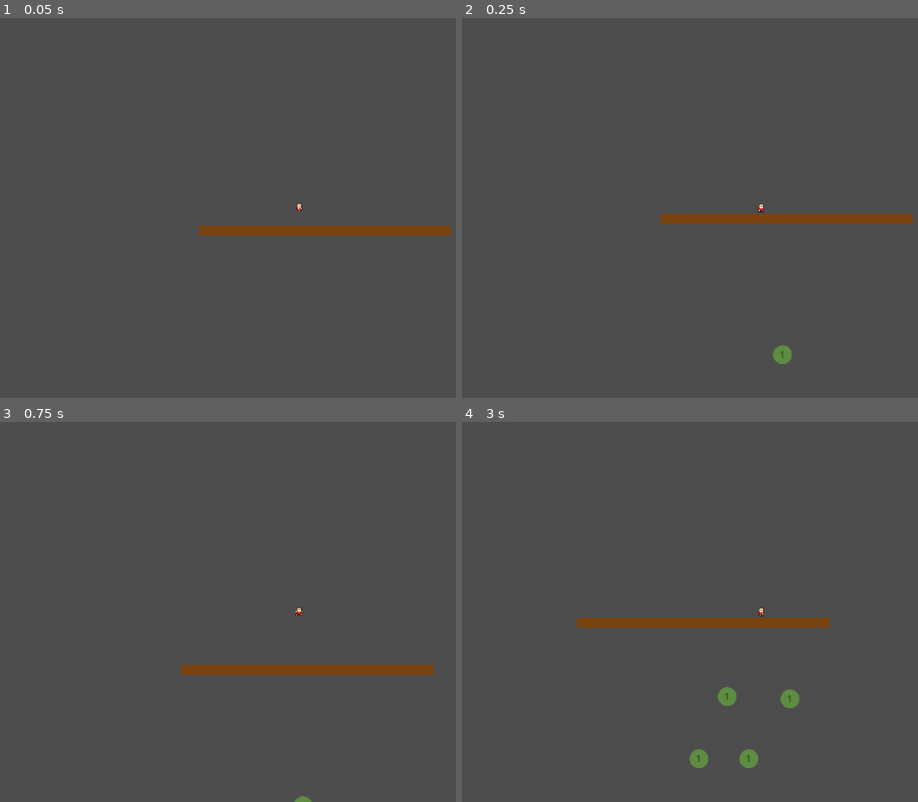
Above: before the commit, frames 1-4 (two rows, left to right).
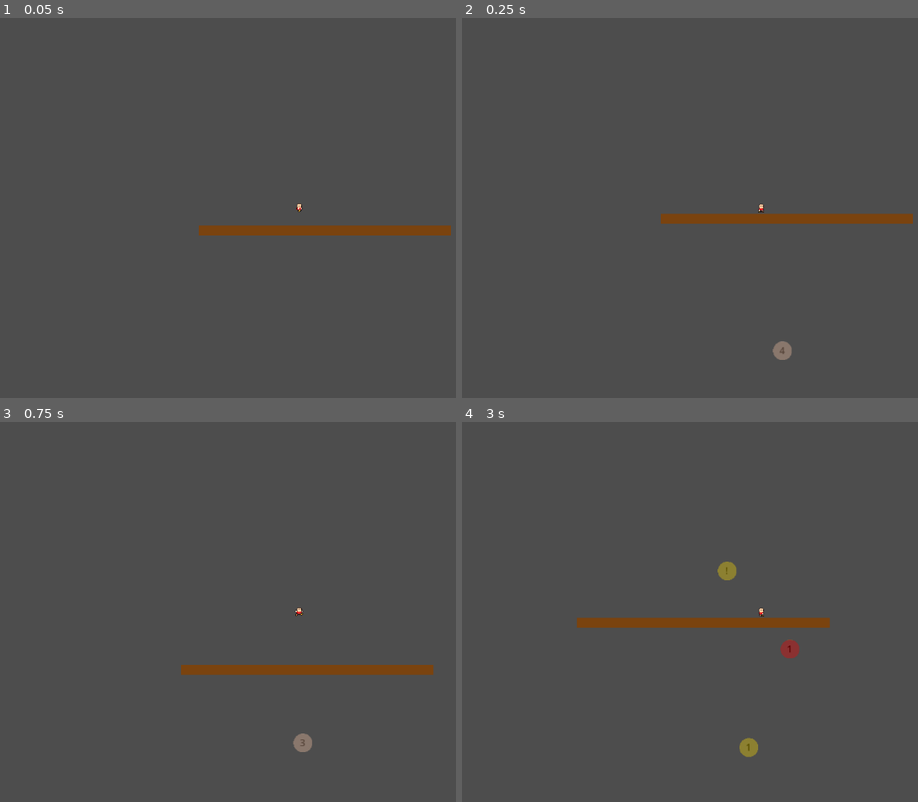
Above: after the commit, the same moments.

Repository: Ahonald/FGJ25
Game: Godot game, scene res://gameplay.tscn
The game is run twice, just before and just after one commit, with the same random seed, the same clock (stepped at 60 frames per second) and the same inputs.
Inputs:
- Up to frame 1 (0.05 s): no input
- Up to frame 2 (0.25 s): no input
- Up to frame 3 (0.75 s): tap Enter (ui_accept) at 0.5 s; hold Right (ui_right) from 0.53 s (still down)
- Up to frame 4 (3 s): tap Enter (ui_accept) at 0.77, 1.52 s; release Right (ui_right) at 2.03 s; hold Left (ui_left) 2.03-2.78 s; hold Right (ui_right) from 2.78 s (still down)

Frame 1 is identical in both runs. In frame 2, 0.2% of the frame differs, in the area x 68-73%, y 85-92%; in frame 3, 0.2%; in frame 4, 1.1%, in the area x 49-75%, y 36-92%.
Error before the commit: Parse Error: Expected indented block after match pattern block. (res://movingbubble.gd:47)

Commit message:
Bubbles randomized

Diff:
--- a/gj25/movingbubble.gd
+++ b/gj25/movingbubble.gd
@@ -25,8 +25,8 @@
 	movementRange = 100 * movementFactor
 	movementSpeed = 50 * movementFactor
 
-	colorRandom = rng.randi_range(0, 36)
-
+	colorRandom = rng.randi_range(0, 37)
+	_setSprite(colorRandom)
 
 # Called every frame. 'delta' is the elapsed time since the previous frame.
 func _process(delta):
@@ -42,6 +42,81 @@
 		if(distTravelled > movementRange):
 			queue_free()
 
-func _setSprite(seed):
-	match seed:
+func _setSprite(colorSeed):
+	match colorSeed:
 		0:
+			AnimatedSprite.play("BabyBlueAgain")
+		1:
+			AnimatedSprite.play("BabyWhite")
+		2:
+			AnimatedSprite.play("Banana")
+		3:
+			AnimatedSprite.play("Beige")
+		4:
+			AnimatedSprite.play("Black")
+		5:
+			AnimatedSprite.play("BloodOrange")
+		6:
+			AnimatedSprite.play("Blue")
+		7:
+			AnimatedSprite.play("Brown")
+		8:
+			AnimatedSprite.play("BrownRed")
+		9:
+			AnimatedSprite.play("Bubblegum")
+		10:
+			AnimatedSprite.play("Constipation")
+		11:
+			AnimatedSprite.play("DarkGrey")
+		12:
+			AnimatedSprite.play("DarkTeal")
+		13:
+			AnimatedSprite.play("Green")
+		14:
+			AnimatedSprite.play("Grey")
+		15:
+			AnimatedSprite.play("Jaffa")
+		16:
+			AnimatedSprite.play("Lemon")
+		17:
+			AnimatedSprite.play("LightBrown")
+		18:
+			AnimatedSprite.play("LightGrey")
+		19:
+			AnimatedSprite.play("LightOrange")
+		20:
+			AnimatedSprite.play("LightPurple")
+		21:
+			AnimatedSprite.play("Lime")
+		22:
+			AnimatedSprite.play("MountainDew")
+		23:
+			AnimatedSprite.play("NotFunnyPurple")
+		24:
+			AnimatedSprite.play("Pink")
+		25:
+			AnimatedSprite.play("Pinky")
+		26:
+			AnimatedSprite.play("PinkyAgain")
+		27:
+			AnimatedSprite.play("Plum")
+		28:
+			AnimatedSprite.play("Poop")
+		29:
+			AnimatedSprite.play("Red")
+		30:
+			AnimatedSprite.play("RedAgain")
+		31:
+			AnimatedSprite.play("Ribal")
+		32:
+			AnimatedSprite.play("Tan")
+		33:
+			AnimatedSprite.play("Teal")
+		34:
+			AnimatedSprite.play("Ultramarine")
+		35:
+			AnimatedSprite.play("Vanilla")
+		36:
+			AnimatedSprite.play("White")
+		37:
+			AnimatedSprite.play("Yellow")
--- a/gj25/movingbubble.tscn
+++ b/gj25/movingbubble.tscn
@@ -466,8 +466,6 @@
 
 [node name="Movingbubble" type="CharacterBody2D"]
 script = ExtResource("1_8e0s3")
-moveLength = null
-movementSpeed = null
 
 [node name="CollisionShape2D" type="CollisionShape2D" parent="."]
 shape = SubResource("RectangleShape2D_81u7f")
@@ -486,4 +484,4 @@
 [node name="AnimatedSprite2D" type="AnimatedSprite2D" parent="."]
 modulate = Color(1, 1, 1, 0.352941)
 sprite_frames = SubResource("SpriteFrames_1qlmg")
-animation = &"Lime"
+animation = &"Plum"
